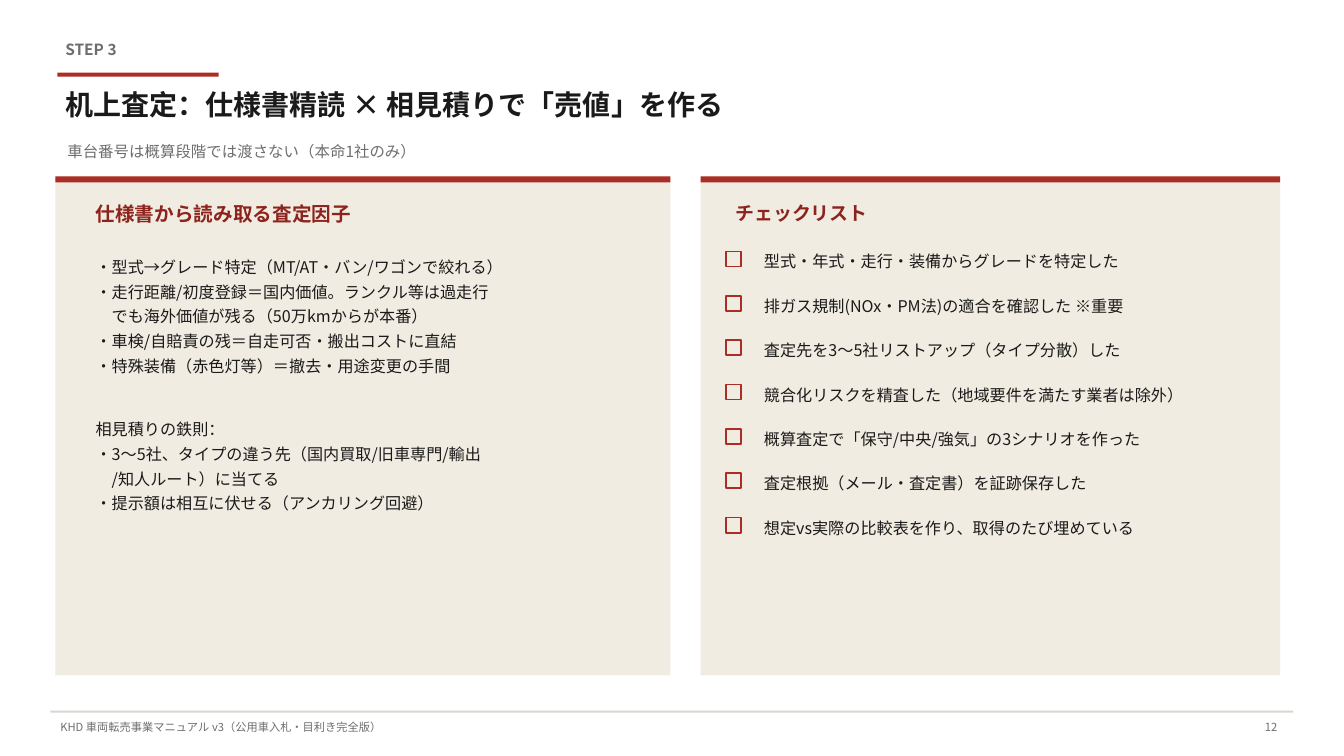
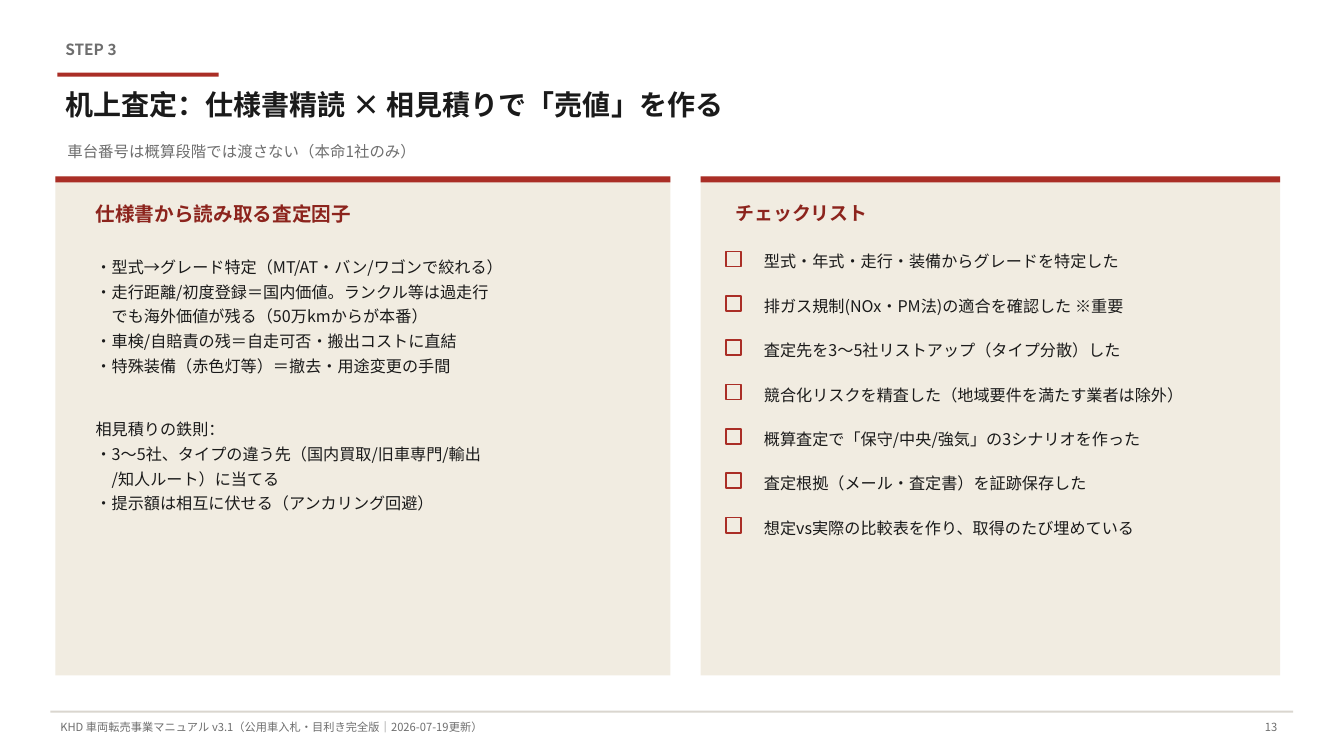
Before and after one commit to ec-seller-oss/khd_workspace, a slide deck: slide 13 of KHD_車両転売_仕入売却マニュアル_v3_テンプレ準拠.pptx (slide 12 before the commit). Drawn at 1344x756 pixels with LibreOffice and Linux fonts; fonts in the diff are those of the drawing. Boxes give left, top, right and bottom in pixels: in the first picture for what was removed or moved away, otherwise in the second. Text is boxed around its words. In the diff, an @@ line names an element or a change of style, - is before the commit and + after.

```diff
--- a/KHD_車両転売_仕入売却マニュアル_v3_テンプレ準拠.pptx
+++ b/KHD_車両転売_仕入売却マニュアル_v3_テンプレ準拠.pptx
@@ text at bbox=[60, 721, 482, 732]: text changed @@
-KHD 車両転売事業マニュアル v3（公用車入札・目利き完全版）
+KHD 車両転売事業マニュアル v3.1（公用車入札・目利き完全版｜2026-07-19更新）
```
Also in this commit, not shown: 20 other slides changed, 3 slides added, 3 other files.
